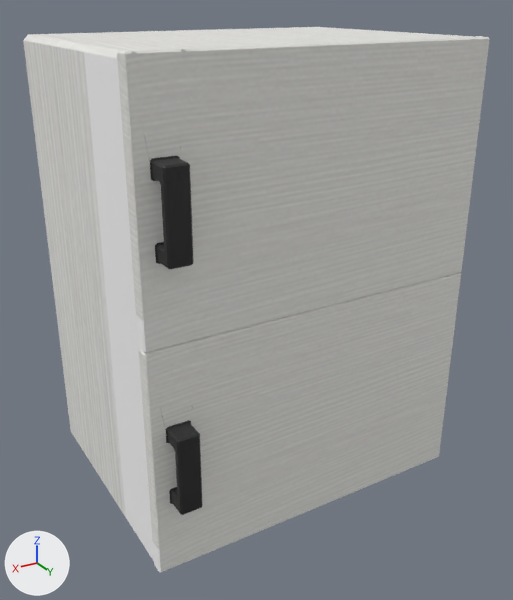
Before and after pictures for a commit that changed the FBX model Assets/Imports/Esther/Cabinet.fbx.
Both versions are drawn from a 50 mm lens placed at (-0.165, -0.965, 1.43), pointed at (-0.665, -1.798, 1.013). Lighting does not change. The marker at lower left points along +X, +Y and +Z. Where no turn or scale is listed for an object, it has been applied to the vertices.
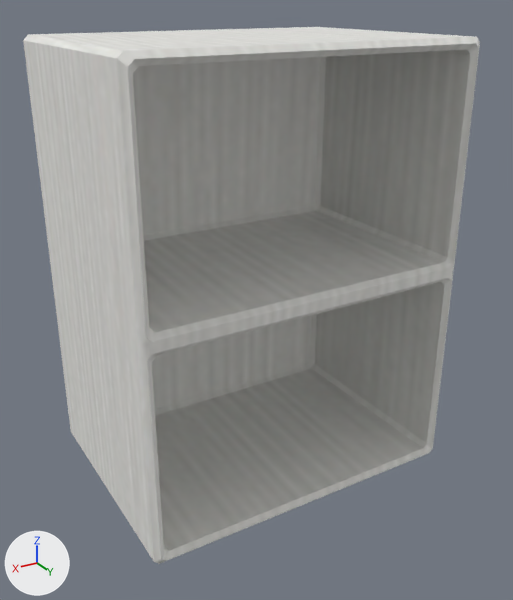
The newer file is also turned or shifted as a whole; pictures and numbers use the older file's frame.

What differs and where, as boxes (x1, y1, x2, y2) in the pictures (513 x 600 px):
```json
{"object": "polySurface2", "change": "deleted", "before": [117, 36, 490, 353]}
{"object": "polySurface1", "change": "deleted", "before": [139, 273, 461, 573]}
{"part": 1, "of": "me_mesh", "change": "surface changed", "before": [23, 27, 474, 561], "after": [23, 27, 480, 564]}
```

Edits to the scene script, one JSON object a line:
```json
{"block": "me_mesh", "where": "me_mesh.from_pydata(...)  # 104 vertices, 106 faces; spans x -0.248..0.248, y -0.185..0.185, z -0.323..0.323"}
{"block": "me_mesh", "where": "# used by ob_cabinet; location = (-0.672, -1.836, 1.057)"}
{"block": "me_mesh", "change": "me_mesh part 1: texture (UV) coordinates of 106 of 106 faces, centred in x -0.248..0.248, y -0.185..0.185, z -0.323..0.323, changed; they spanned u 0.01..0.92, v 0.02..0.67 and now span u 0.7..0.86, v 0.39..0.64"}
{"op": "remove", "block": "ob_polysurface2", "code": ["ob_polysurface2 = bpy.data.objects.new('polySurface2', me_mesh_001)", "ob_polysurface2.location = (-0.903, -1.641, 1.209)"]}
{"op": "remove", "block": "ob_polysurface1", "code": ["ob_polysurface1 = bpy.data.objects.new('polySurface1', me_mesh_002)", "ob_polysurface1.location = (-0.901, -1.642, 0.909)"]}
```
